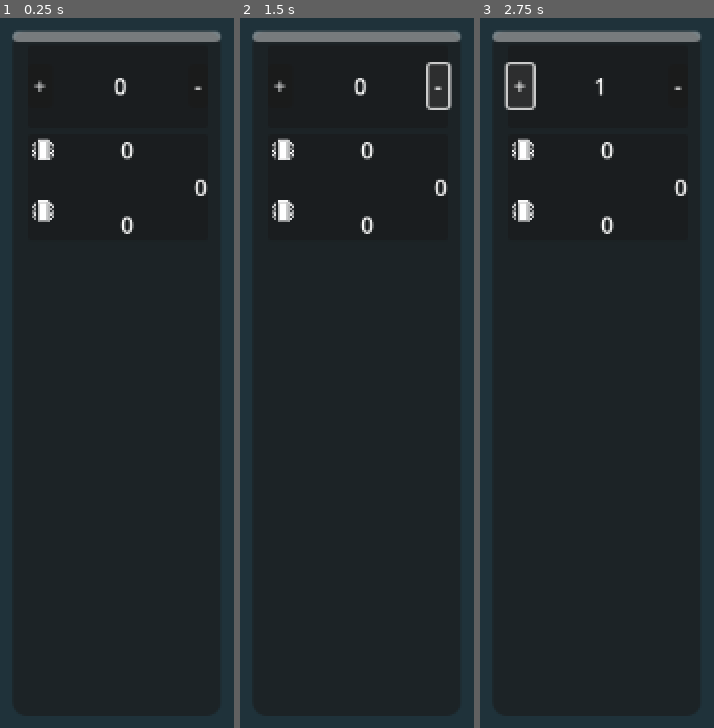
Above: before the commit, frames 1-3 (left to right).
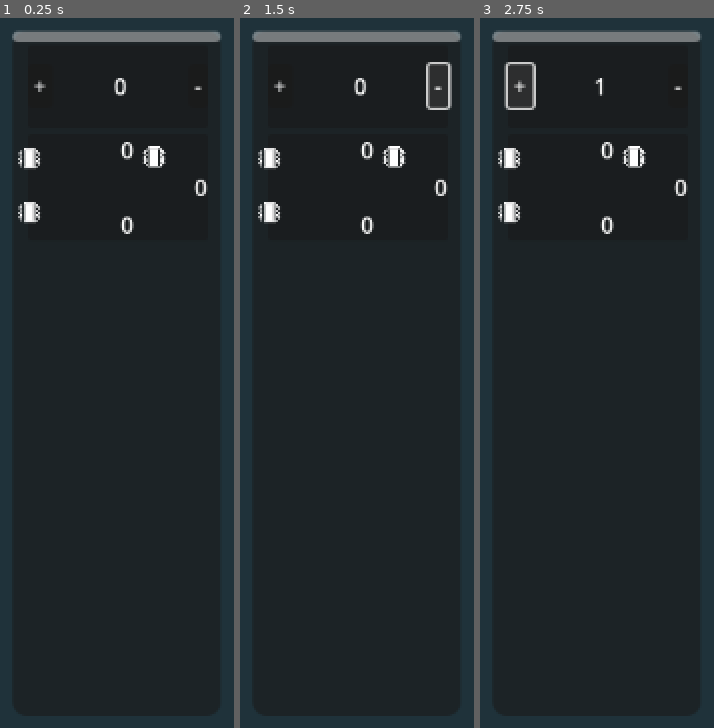
Above: after the commit, the same moments.

Repository: DiveOne-Games/mechanic
Game: Godot game, scene res://tests/test_game.tscn
Same seed, same stepped clock (60 frames per second), same inputs: the game is played once before the commit and once after it. The project has no main scene, so this scene is started directly.
Inputs:
- Up to frame 1 (0.25 s): no input
- Up to frame 2 (1.5 s): click "+" at 0.5 s; click "-" at 1.25 s
- Up to frame 3 (2.75 s): click "+" at 2 s

The runs differ from the first frame. In frame 1, 1.0% of the frame differs, in the area x 7-71%, y 16-30%; in frame 2, 1.0%; in frame 3, 1.0%.

Commit message:
WIP: Add input nodes

Diff:
--- a/mechanic/items/widgets/addition_widget.gd
+++ b/mechanic/items/widgets/addition_widget.gd
@@ -3,6 +3,11 @@
 
 @export var input_1_value := 0
 @export var input_2_value := 0
+
+@export_category("IO Nodes")
+@export var input_node_1 : Area2D
+@export var input_node_2 : Area2D
+@export var output_node : Area2D
 
 @onready var input_1_label : Label = get_node("HBoxContainer/VBoxContainer/Input1")
 @onready var input_2_label : Label = get_node("HBoxContainer/VBoxContainer/Input2")
@@ -19,3 +24,13 @@
 func _process(_delta):
 	output = input_1_value + input_2_value
 	output_label.text = str(output)
+
+
+func _draw() -> void:
+	# draw_line()
+	pass
+
+
+
+func _on_input_node_1_input_event(viewport:Node, event:InputEvent, shape_idx:int) -> void:
+	pass # Replace with function body.
--- a/mechanic/items/widgets/addition_widget.tscn
+++ b/mechanic/items/widgets/addition_widget.tscn
@@ -2,9 +2,10 @@
 
 [ext_resource type="Script" uid="uid://dat6ol83mjjay" path="res://mechanic/items/widgets/addition_widget.gd" id="1_fvjts"]
 [ext_resource type="Texture2D" uid="uid://c5gtvas4r7nd0" path="res://mechanic/static/icons-set-1_0000s_0004_Layer-96.png" id="2_2p667"]
-[ext_resource type="PackedScene" uid="uid://bpavmr6ls3mdv" path="res://mechanic/items/widgets/widget_preview.tscn" id="2_c737c"]
 
-[node name="AddWidget" type="PanelContainer"]
+[sub_resource type="CircleShape2D" id="CircleShape2D_6q5gs"]
+
+[node name="AddWidget" type="PanelContainer" node_paths=PackedStringArray("input_node_1", "input_node_2", "output_node")]
 custom_minimum_size = Vector2(100, 60)
 offset_left = 1.0
 offset_right = 94.0
@@ -12,7 +13,9 @@
 size_flags_horizontal = 3
 size_flags_vertical = 3
 script = ExtResource("1_fvjts")
-preview = ExtResource("2_c737c")
+input_node_1 = NodePath("HBoxContainer/VSplitContainer/InputNode1")
+input_node_2 = NodePath("HBoxContainer/VSplitContainer/InputNode2")
+output_node = NodePath("HBoxContainer/OutputNode")
 
 [node name="HBoxContainer" type="HBoxContainer" parent="."]
 layout_mode = 2
@@ -21,25 +24,29 @@
 layout_mode = 2
 size_flags_horizontal = 3
 
-[node name="InputNode1" type="MarginContainer" parent="HBoxContainer/VSplitContainer"]
-layout_mode = 2
-size_flags_horizontal = 0
-size_flags_vertical = 4
+[node name="InputNode1" type="Area2D" parent="HBoxContainer/VSplitContainer"]
+position = Vector2(-10, 6)
 
 [node name="Sprite2D" type="Sprite2D" parent="HBoxContainer/VSplitContainer/InputNode1"]
 position = Vector2(11, 12)
 scale = Vector2(0.125, 0.125)
 texture = ExtResource("2_2p667")
 
-[node name="InputNode2" type="MarginContainer" parent="HBoxContainer/VSplitContainer"]
-layout_mode = 2
-size_flags_horizontal = 0
-size_flags_vertical = 4
+[node name="CollisionShape2D" type="CollisionShape2D" parent="HBoxContainer/VSplitContainer/InputNode1"]
+position = Vector2(11, 12)
+shape = SubResource("CircleShape2D_6q5gs")
+
+[node name="InputNode2" type="Area2D" parent="HBoxContainer/VSplitContainer"]
+position = Vector2(-10, 45)
 
 [node name="Sprite2D" type="Sprite2D" parent="HBoxContainer/VSplitContainer/InputNode2"]
 position = Vector2(11, 12)
 scale = Vector2(0.125, 0.125)
 texture = ExtResource("2_2p667")
+
+[node name="CollisionShape2D" type="CollisionShape2D" parent="HBoxContainer/VSplitContainer/InputNode2"]
+position = Vector2(11, 12)
+shape = SubResource("CircleShape2D_6q5gs")
 
 [node name="VBoxContainer" type="VBoxContainer" parent="HBoxContainer"]
 layout_mode = 2
@@ -59,3 +66,17 @@
 layout_mode = 2
 size_flags_horizontal = 0
 text = "0"
+
+[node name="OutputNode" type="Area2D" parent="HBoxContainer"]
+position = Vector2(80, 5)
+
+[node name="Sprite2D" type="Sprite2D" parent="HBoxContainer/OutputNode"]
+position = Vector2(11, 12)
+scale = Vector2(0.125, 0.125)
+texture = ExtResource("2_2p667")
+
+[node name="CollisionShape2D" type="CollisionShape2D" parent="HBoxContainer/OutputNode"]
+position = Vector2(11, 12)
+shape = SubResource("CircleShape2D_6q5gs")
+
+[connection signal="input_event" from="HBoxContainer/VSplitContainer/InputNode1" to="." method="_on_input_node_1_input_event"]
--- a/mechanic/items/widgets/widget.gd
+++ b/mechanic/items/widgets/widget.gd
@@ -3,6 +3,8 @@
 
 @export var widget_type : WidgetManager.WidgetType
 @export var output : int
+@export var is_active := false
+
 var model: WidgetModel
 
 
@@ -17,12 +19,16 @@
 func _get_drag_data(at_position: Vector2) -> Variant:
 	# get the data you want to drag and return it
 	# TODO: New widget is for cloning. Return self for dragging/dropping same widget.
+	if self.is_active:
+		return self
+
 	var new_widget = load(WidgetManager.widget_map[model.widget_type]).instantiate()
 	new_widget.model = model
 
 	# TODO: Create preview with a Control object.
 	var color_box = ColorPickerButton.new()
-	color_box.color = Color(0, 1, 0, 0.5)
+	color_box.color = Color(0, 0, 0, 0.5)
 	color_box.size = Vector2(50, 50)
 	set_drag_preview(color_box)
+
 	return new_widget
--- a/mechanic/scripts/droppable.gd
+++ b/mechanic/scripts/droppable.gd
@@ -9,5 +9,7 @@
 
 func _drop_data(on_position, drop_data) -> void:
 	drop_data.position = on_position
+	drop_data.is_active = true
+	print_debug(drop_data.is_active)
 	# drop_data.reparent(self)
 	add_child(drop_data)
--- a/tests/test_widgets.gd
+++ b/tests/test_widgets.gd
@@ -18,7 +18,7 @@
 
 
 func load_widgets() -> void:
-	var control_template = null
+	var control_template : Widget = null
 
 	for widget_type in widgets.keys():
 		control_template = load(widgets[widget_type]).instantiate()
